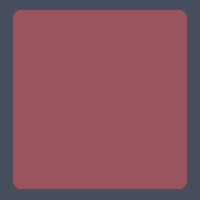
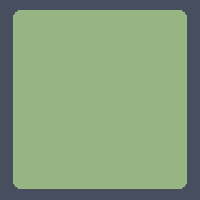
Layer changes from the first 200×200 image to the second:
hid "图层 11", painted on it over [13, 10, 187, 189]
painted on "图层 10" over [13, 10, 187, 189]
hid "图层 2" over [13, 10, 187, 189]
